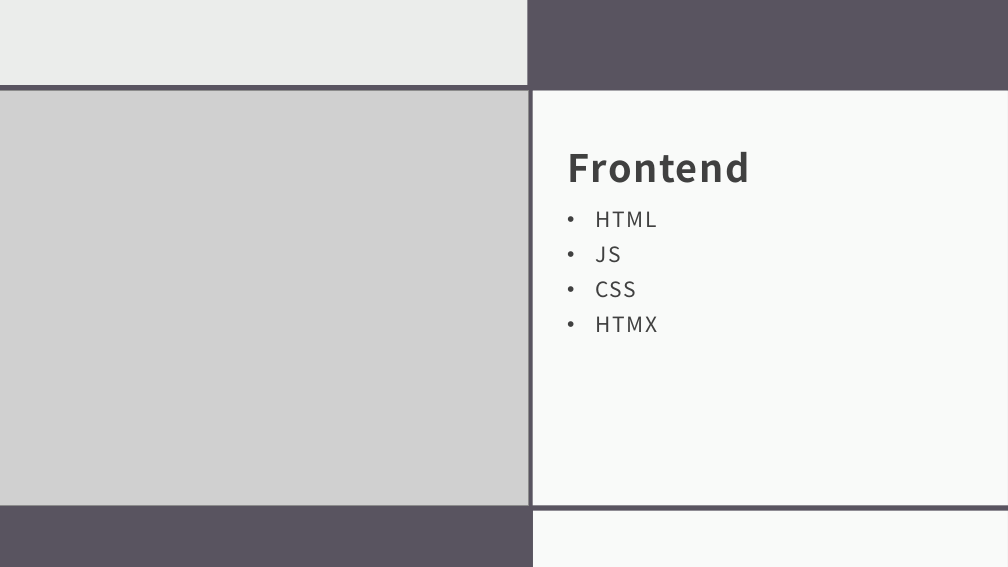
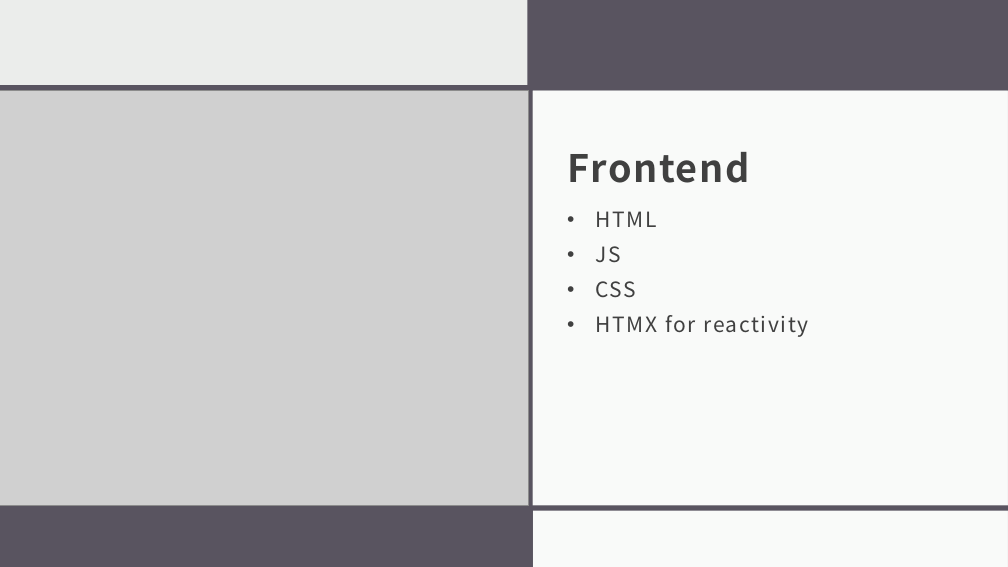
Before and after one commit to davooos/CSCI331-Final-Site, a slide deck: slide 3 of WebDev_Presentation.pptx. Drawn at 1008x567 pixels with LibreOffice and Linux fonts; fonts in the diff are those of the drawing; grey boxes stand for pictures. Boxes give left, top, right and bottom in pixels: in the first picture for what was removed or moved away, otherwise in the second. Text is boxed around its words. In the diff, an @@ line names an element or a change of style, - is before the commit and + after.

```diff
--- a/WebDev_Presentation.pptx
+++ b/WebDev_Presentation.pptx
@@ subtitle at [596, 315, 809, 337]: text changed @@
-• HTMX
+• HTMX for reactivity
```
Also in this commit, not shown: 1 other file.
